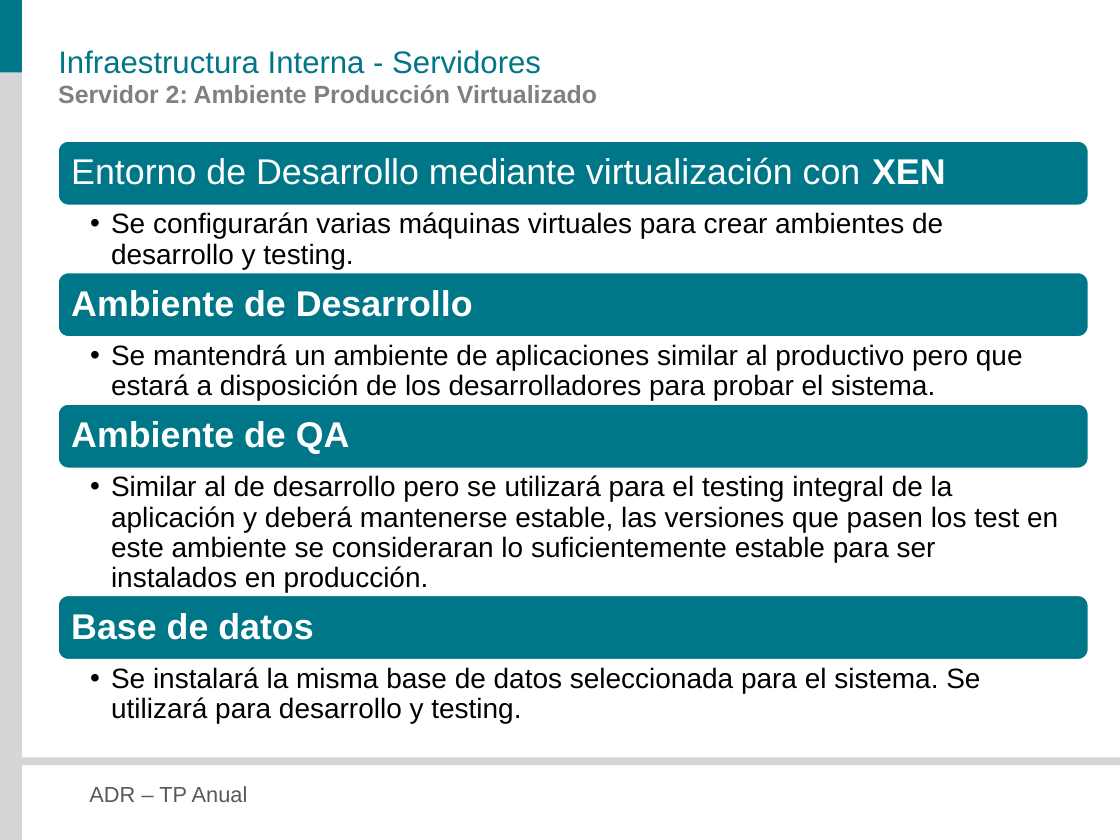
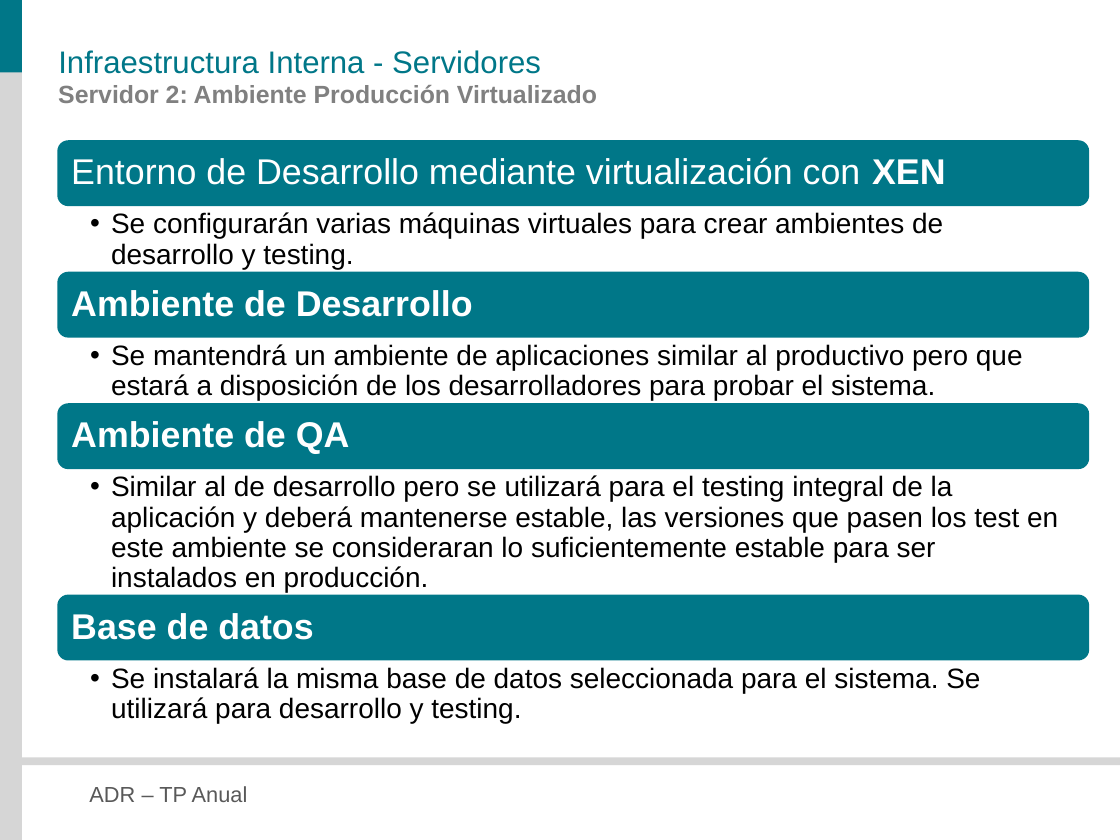
Before and after one commit to veritoreinoso/adr-2010, a slide deck: slide 24 of Presentacion.pptx (slide 23 before the commit). Drawn at 1120x840 pixels with LibreOffice and Linux fonts; fonts in the diff are those of the drawing. Boxes give left, top, right and bottom in pixels: in the first picture for what was removed or moved away, otherwise in the second. Text is boxed around its words. In the diff, an @@ line names an element or a change of style, - is before the commit and + after.

```diff
--- a/Presentacion.pptx
+++ b/Presentacion.pptx
@@ outline #FFFFFF 2 pt to none in 4 elements at [57,140,1089,206], [57,272,1089,338], [57,403,1089,469], [57,595,1089,661] @@
```
Also in this commit, not shown: 9 other slides changed, 3 slides added, 1 slide removed.
